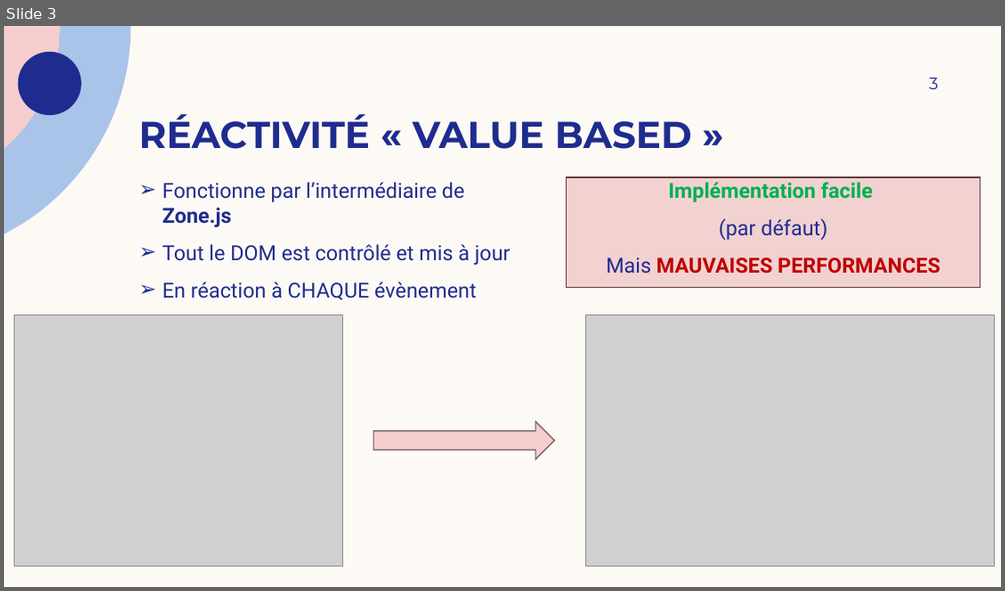
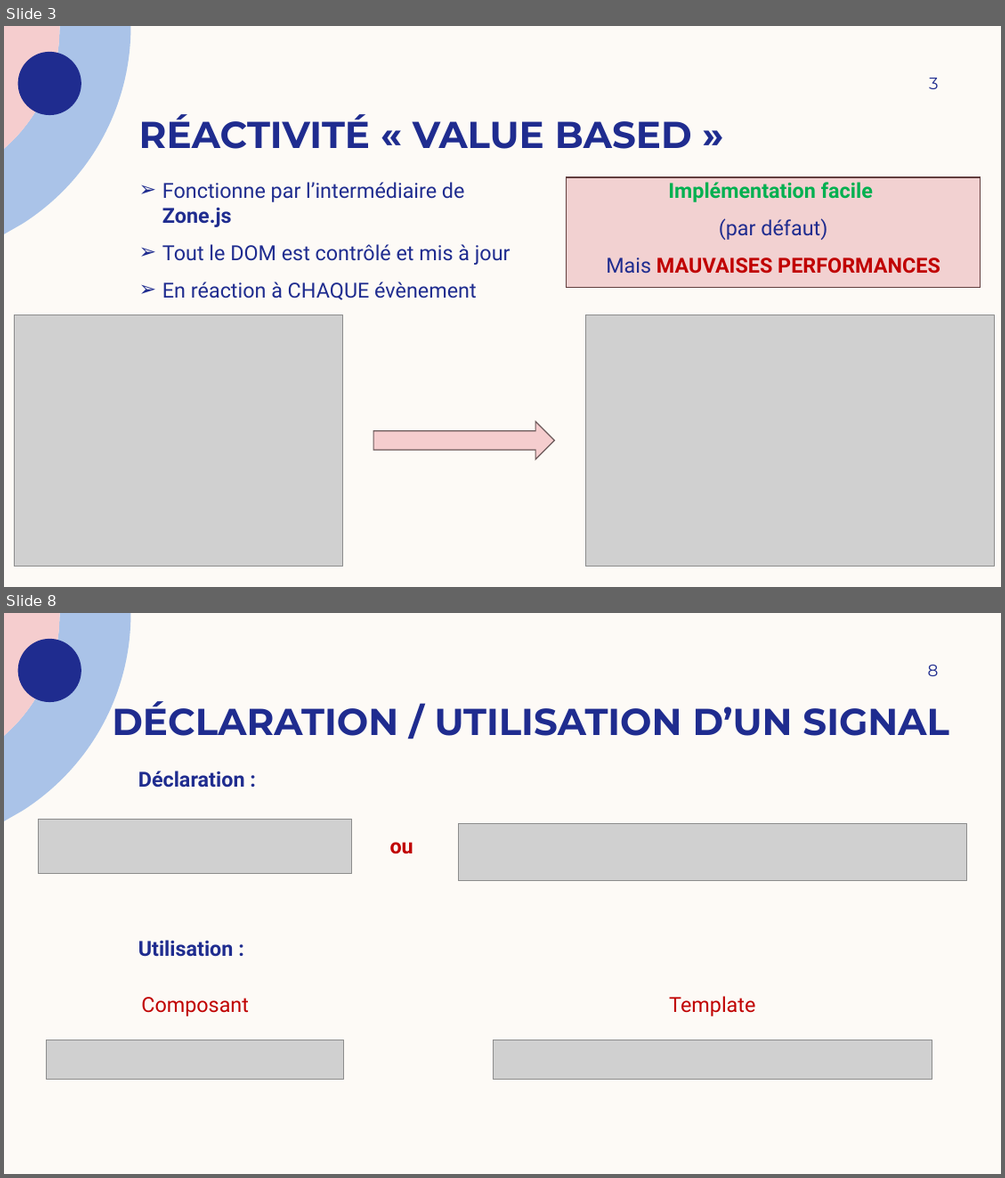
Before and after one commit to JeromeD1/angular-signaux, a slide deck: Angular signals - présentation.pptx. Shown one above the other, each under a label of ours: slide 3 before the commit, slides 3 and 8 after it; the slides between them are not shown. The pictures are 1005x591 and 1005x1178 pixels, drawn with LibreOffice and Linux fonts; fonts in the diff are those of the drawing; grey boxes stand for pictures. Boxes give left, top, right and bottom in pixels: in the first picture for what was removed or moved away, otherwise in the second. Text is boxed around its words. In the diff, an @@ line names an element or a change of style, - is before the commit and + after.

```diff
--- a/Angular signals - présentation.pptx
+++ b/Angular signals - présentation.pptx
@@ slide 8 added at (4, 613, 1001, 1174), background #FDFAF6; not listed: 3 template elements that a slide beside it also shows @@
@@ page number added at (928, 665, 938, 676), 16 pt, text #1F2C8F @@
+8
@@ title added at (112, 698, 948, 736), 36 pt, text #1F2C8F, bold @@
+DÉCLARATION / UTILISATION D’UN SIGNAL
@@ text added at (138, 771, 245, 787), 20 pt, text #1F2C8F, bold @@
+Déclaration :
@@ picture added at (39, 819, 352, 873) @@
@@ picture added at (459, 824, 967, 881) @@
@@ text added at (390, 842, 413, 854), 20 pt, text #C00000, bold @@
+ou
@@ text added at (138, 940, 234, 957), 20 pt, text #1F2C8F, bold @@
+Utilisation :
@@ text added at (141, 997, 249, 1016), 20 pt, text #C00000 @@
+Composant
@@ text added at (669, 996, 755, 1016), 20 pt, text #C00000 @@
+Template
@@ picture added at (47, 1040, 344, 1079) @@
@@ picture added at (493, 1040, 932, 1079) @@
```
Also in this commit, not shown: 1 slide changed, 11 other slides added, 1 slide removed, 2 other files.
